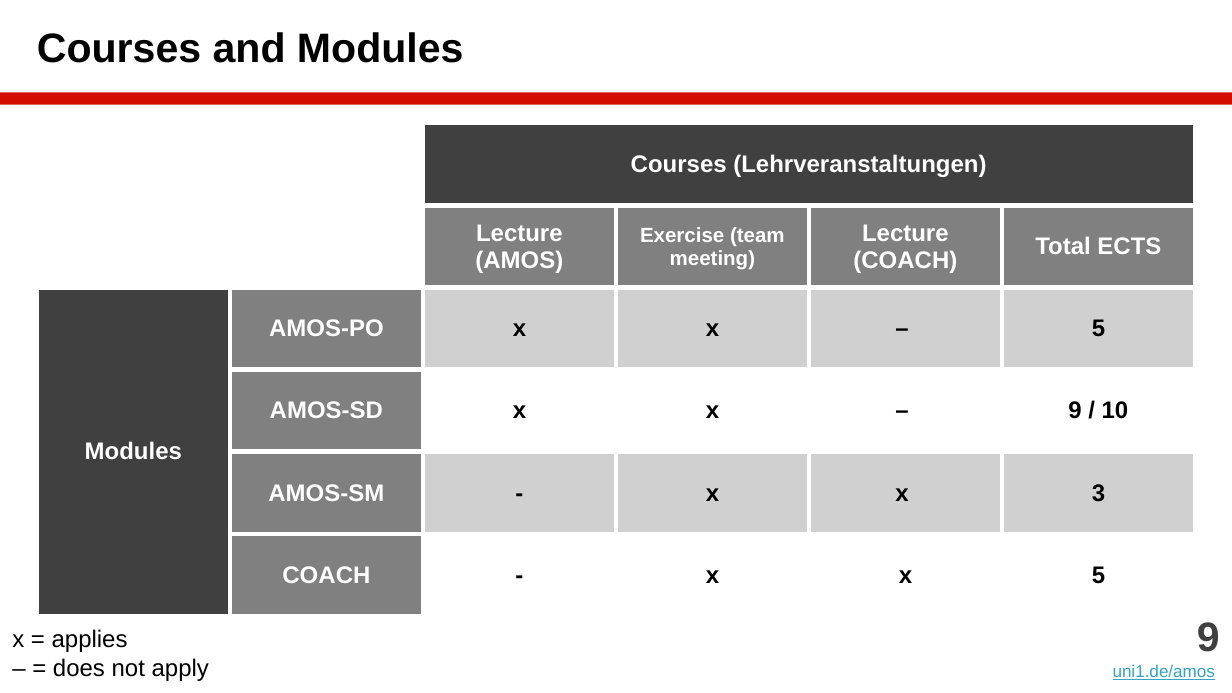
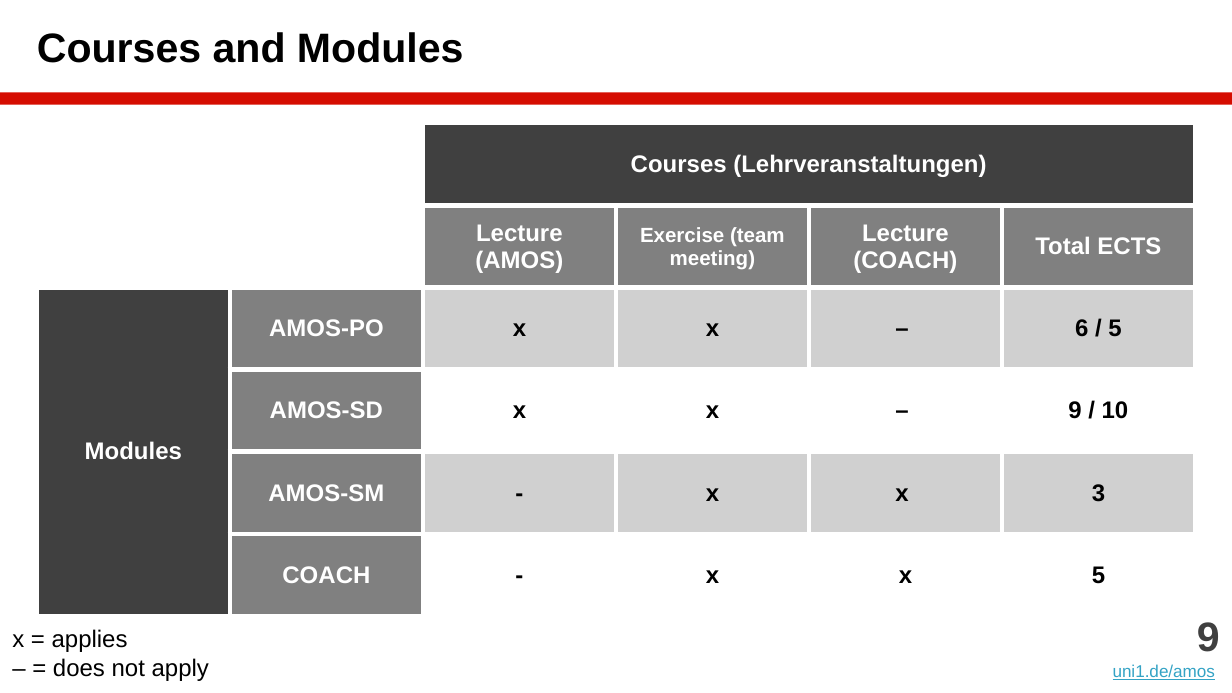
Before and after one commit to dirkriehle/amos-course, a slide deck: slide 9 of Lecture slides/AMOS A01 - Introduction.pptx. Drawn at 1232x693 pixels with LibreOffice and Linux fonts; fonts in the diff are those of the drawing. Boxes give left, top, right and bottom in pixels: in the first picture for what was removed or moved away, otherwise in the second. Text is boxed around its words. In the diff, an @@ line names an element or a change of style, - is before the commit and + after.

```diff
--- a/Lecture slides/AMOS A01 - Introduction.pptx
+++ b/Lecture slides/AMOS A01 - Introduction.pptx
@@ table at box(37, 123, 1198, 588) @@
-row 3, column 6: 5
+row 3, column 6: 6 / 5
```
Also in this commit, not shown: 12 other slides changed, 1 slide added, 3 other files.
